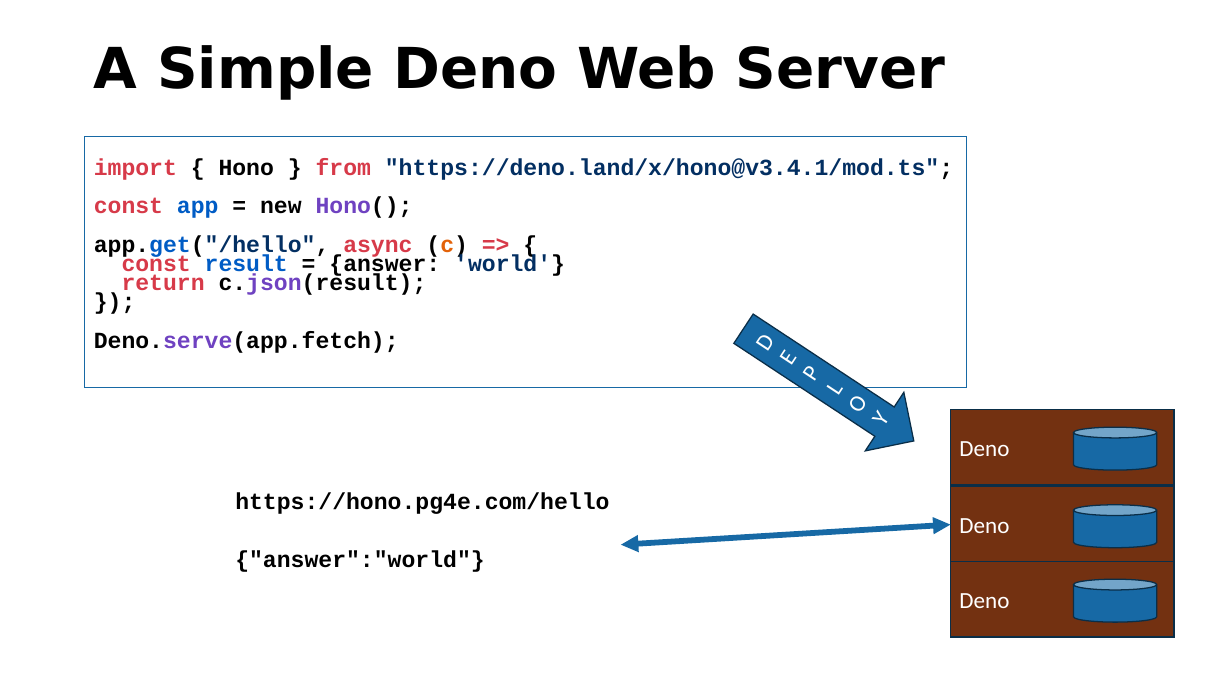
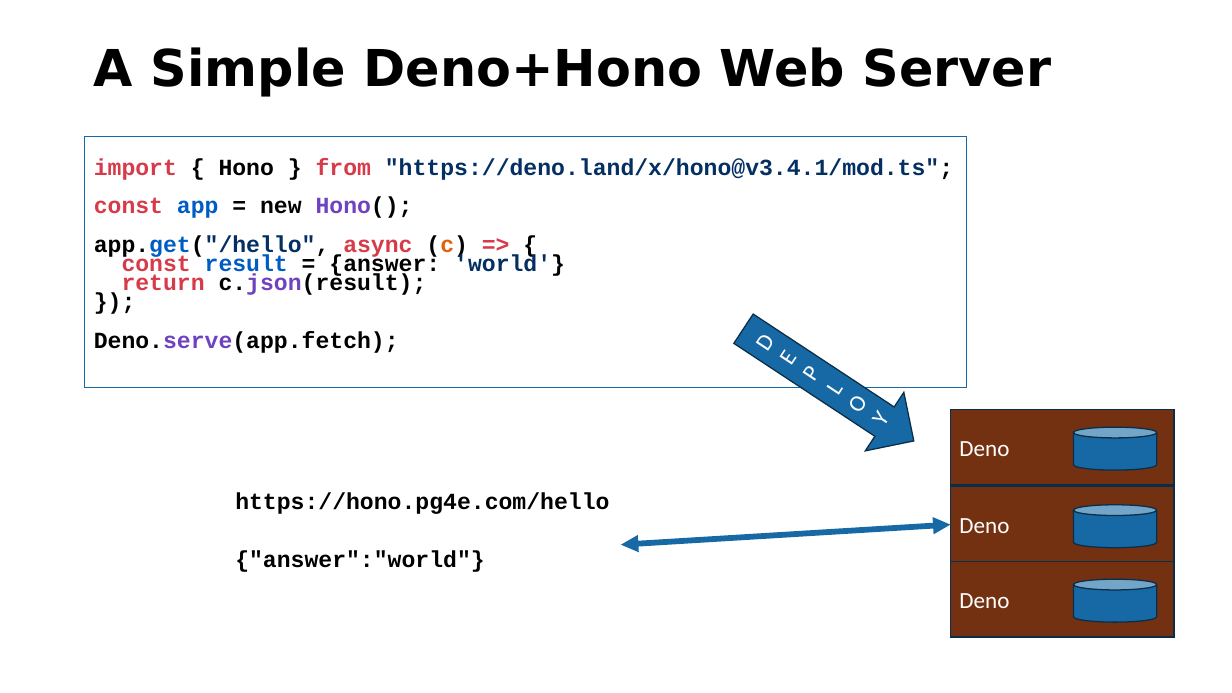
Before and after one commit to csev/pg4e, a slide deck: slide 38 of lectures/07-DenoKV.pptx (slide 46 before the commit). Drawn at 1232x693 pixels with LibreOffice and Linux fonts; fonts in the diff are those of the drawing. Boxes give left, top, right and bottom in pixels: in the first picture for what was removed or moved away, otherwise in the second. Text is boxed around its words. In the diff, an @@ line names an element or a change of style, - is before the commit and + after.

```diff
--- a/lectures/07-DenoKV.pptx
+++ b/lectures/07-DenoKV.pptx
@@ title at bbox=[94, 47, 1052, 97]: text changed; size 44 to 39.6 pt @@
-A Simple Deno Web Server
+A Simple Deno+Hono Web Server
```
Also in this commit, not shown: 9 other slides changed, 4 slides added, 5 slides removed, 1 other file.
